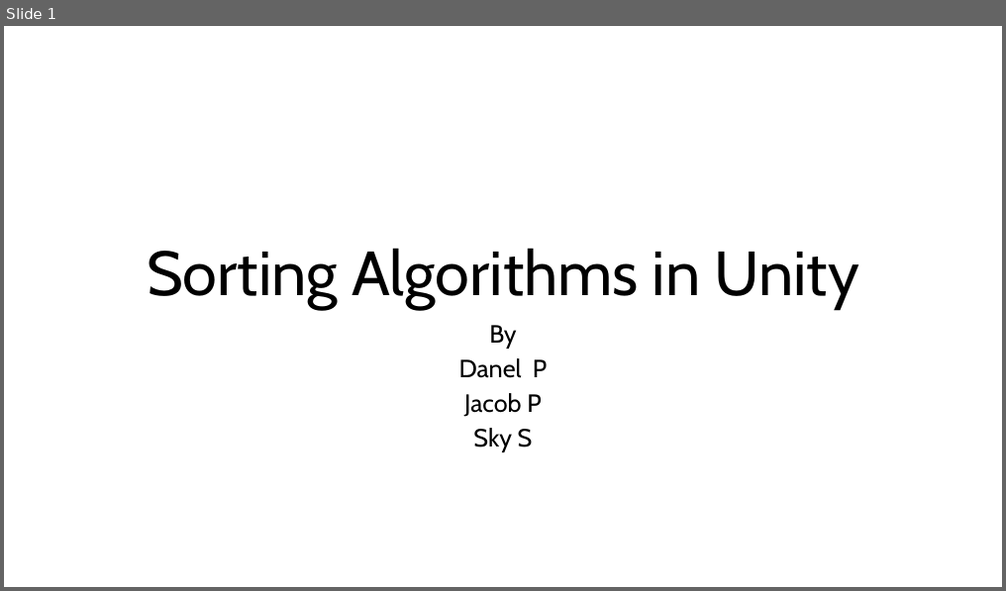
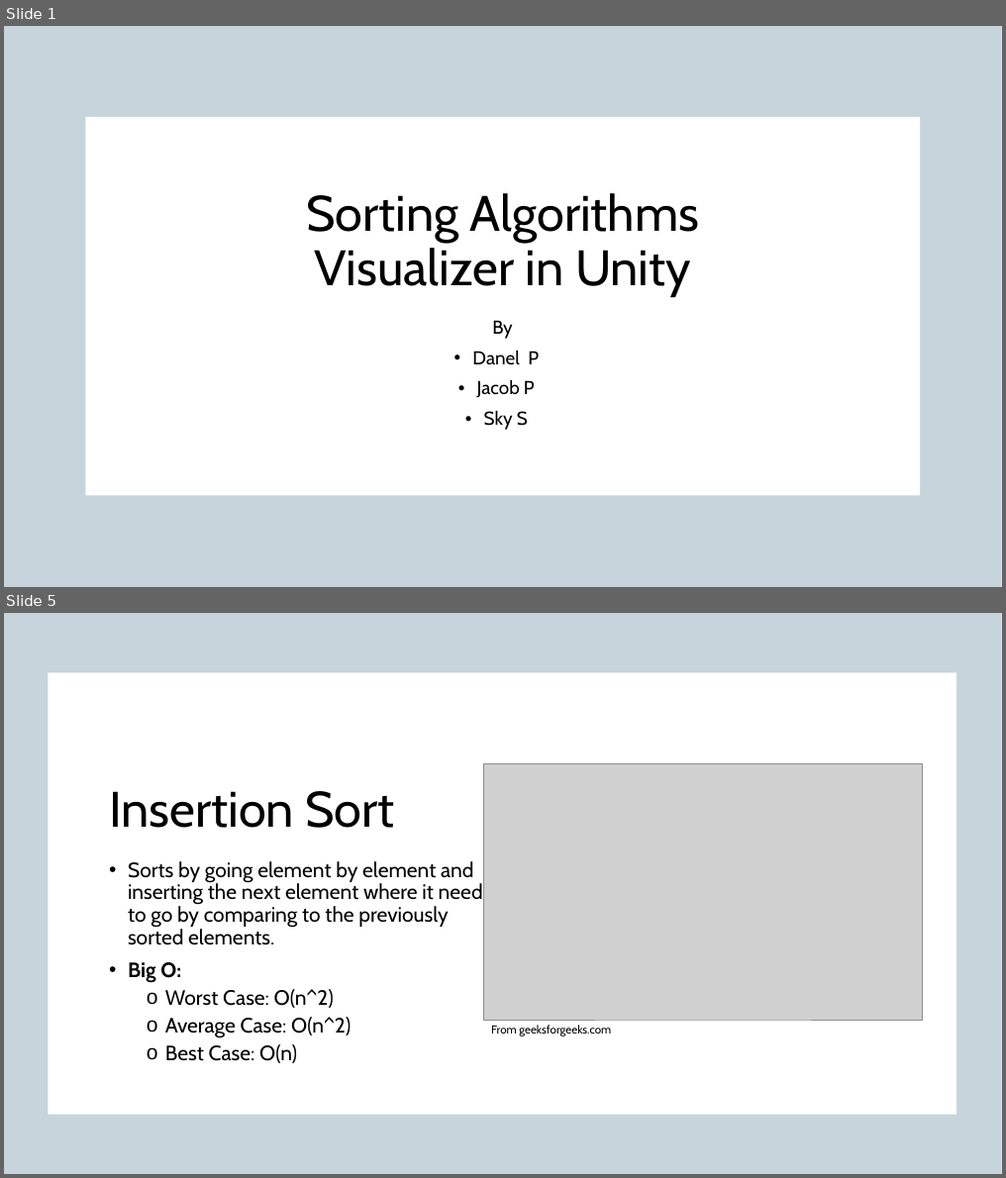
Before and after one commit to d-pratt22/CS315-Group-Project, a slide deck: CS315 Group Project.pptx. Shown one above the other, each under a label of ours: slide 1 before the commit, slides 1 and 5 after it; the slides between them are not shown. The pictures are 1006x591 and 1006x1178 pixels, drawn with LibreOffice and Linux fonts; fonts in the diff are those of the drawing; grey boxes stand for pictures; background and template pictures are left out. Boxes give left, top, right and bottom in pixels: in the first picture for what was removed or moved away, otherwise in the second. Text is boxed around its words. In the diff, an @@ line names an element or a change of style, - is before the commit and + after.

```diff
--- a/CS315 Group Project.pptx
+++ b/CS315 Group Project.pptx
@@ slide 5 added at (x1=4, y1=613, x2=1002, y2=1174), background picture (left out) @@
@@ rectangle added at (x1=4, y1=613, x2=1002, y2=1174), fill #E8E8E8 at 50% opacity @@
@@ rectangle added at (x1=4, y1=613, x2=1002, y2=1174), fill #156082 at 20% opacity @@
@@ rectangle added at (x1=49, y1=672, x2=957, y2=1115), fill #FFFFFF @@
@@ picture added at (x1=484, y1=764, x2=923, y2=1020) @@
@@ title added at (x1=109, y1=791, x2=394, y2=828), 48 pt, text #000000 @@
+Insertion Sort
@@ text added at (x1=128, y1=861, x2=492, y2=1063), 20 pt, text #000000 @@
+• Sorts by going element by element and inserting the next element where it needs to go by comparing to the previously sorted elements.
+• Big O:
+  o Worst Case: O(n^2)
+  o Average Case: O(n^2)
+  o Best Case: O(n)
@@ text added at (x1=491, y1=1025, x2=611, y2=1037), 11 pt, text #000000 @@
+From geeksforgeeks.com
@@ slide 1 changed as well @@
@@ rectangle added at (x1=4, y1=26, x2=1002, y2=587), fill #E8E8E8 at 50% opacity @@
@@ rectangle added at (x1=4, y1=26, x2=1002, y2=587), fill #156082 at 20% opacity @@
@@ rectangle added at (x1=85, y1=116, x2=921, y2=495), fill #FFFFFF @@
@@ title at (x1=306, y1=193, x2=700, y2=295): text changed; size 60 to 48 pt @@
-Sorting Algorithms in Unity
+Sorting Algorithms
+Visualizer in Unity
@@ subtitle "By" moved from (x1=459, y1=325, x2=547, y2=453) to (x1=472, y1=320, x2=539, y2=430) @@
@@ subtitle "By" at (x1=472, y1=320, x2=539, y2=430): size 24 to 18 pt; line spacing 0.8 to 0.9; bullet none to • @@
```
Also in this commit, not shown: 10 other slides added, 9 slides removed.
